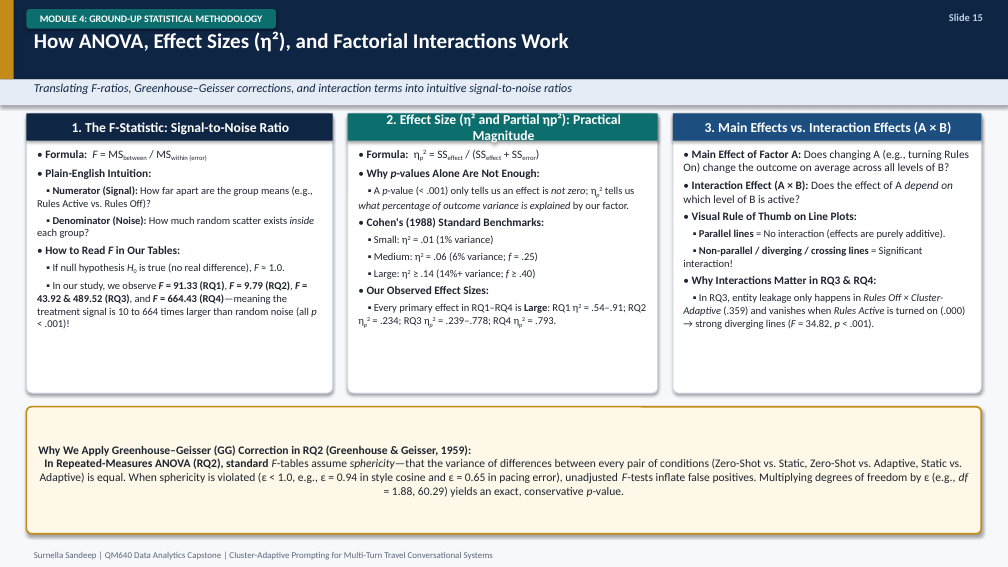
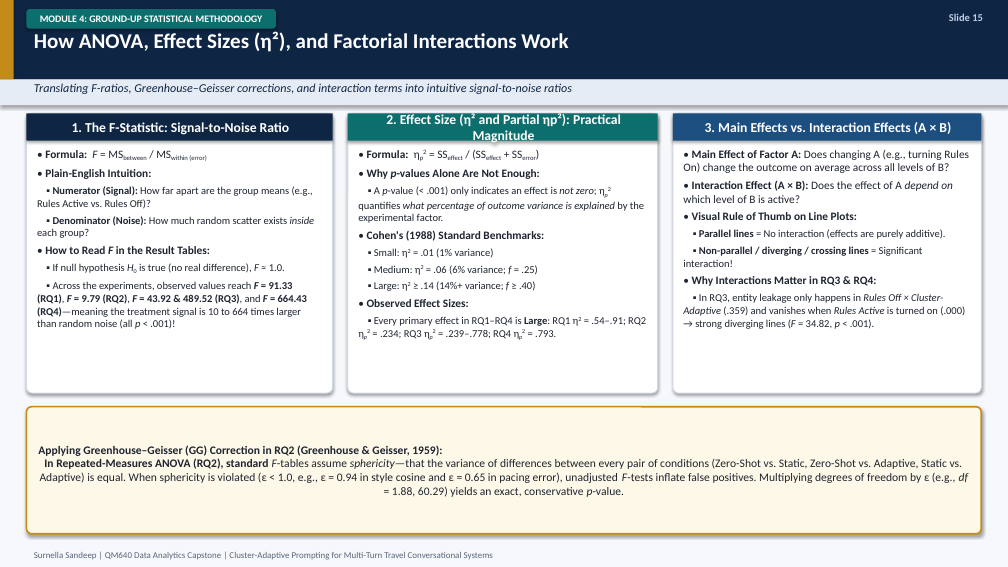
Before and after one commit to surnella/QM640-Dialogue-Clustering-Capstone, a slide deck: slide 15 of final/QM_640_Defense_Presentation_Sandeep_Surnella.pptx. Drawn at 1008x567 pixels with LibreOffice and Linux fonts; fonts in the diff are those of the drawing. Boxes give left, top, right and bottom in pixels: in the first picture for what was removed or moved away, otherwise in the second. Text is boxed around its words. In the diff, an @@ line names an element or a change of style, - is before the commit and + after.

```diff
--- a/final/QM_640_Defense_Presentation_Sandeep_Surnella.pptx
+++ b/final/QM_640_Defense_Presentation_Sandeep_Surnella.pptx
@@ text at [358, 186, 644, 223]: text changed @@
-▪ A p-value (< .001) only tells us an effect is not zero; ηp2 tells us what percentage of outcome variance is explained by our factor.
+▪ A p-value (< .001) only indicates an effect is not zero; ηp2 quantifies what percentage of outcome variance is explained by the experimental factor.
@@ text at [45, 246, 210, 254]: text changed @@
-• How to Read F in Our Tables:
+• How to Read F in the Result Tables:
@@ text at [37, 281, 307, 329]: text changed @@
-▪ In our study, we observe F = 91.33 (RQ1), F = 9.79 (RQ2), F = 43.92 & 489.52 (RQ3), and F = 664.43 (RQ4)—meaning the treatment signal is 10 to 664 times larger than random noise (all p < .001)!
+▪ Across the experiments, observed values reach F = 91.33 (RQ1), F = 9.79 (RQ2), F = 43.92 & 489.52 (RQ3), and F = 664.43 (RQ4)—meaning the treatment signal is 10 to 664 times larger than random noise (all p < .001)!
@@ text at [367, 299, 469, 307]: text changed @@
-• Our Observed Effect Sizes:
+• Observed Effect Sizes:
@@ text in rounded rectangle at [38, 445, 968, 497]: text changed @@
-Why We Apply Greenhouse–Geisser (GG) Correction in RQ2 (Greenhouse & Geisser, 1959):
-In Repeated-Measures ANOVA (RQ2), standard F-tables assume sphericity—that the variance of differences between every pair of conditions (Zero-Shot vs. Static, Zero-Shot vs. Adaptive, Static vs. Adaptive) is equal. When sphericity is violated (ε < 1.0, e.g., ε = 0.94 in style cosine and ε = 0.65 in pacing error), unadjusted F-tests inflate false positives. Multiplying degrees of freedom by ε (e.g., df = 1.88, 60.29) yields an exact, conservative p-value.
+Applying Greenhouse–Geisser (GG) Correction in RQ2 (Greenhouse & Geisser, 1959):
+In Repeated-Measures ANOVA (RQ2), standard F-tables assume sphericity—that the variance of differences between every pair of conditions (Zero-Shot vs. Static, Zero-Shot vs. Adaptive, Static vs. Adaptive) is equal. When sphericity is violated (ε < 1.0, e.g., ε = 0.94 in style cosine and ε = 0.65 in pacing error), unadjusted F-tests inflate false positives. Multiplying degrees of freedom by ε (e.g., df = 1.88, 60.29) yields an exact, conservative p-value.
```
Also in this commit, not shown: 30 other slides changed, 1 slide added, 15 other files.
